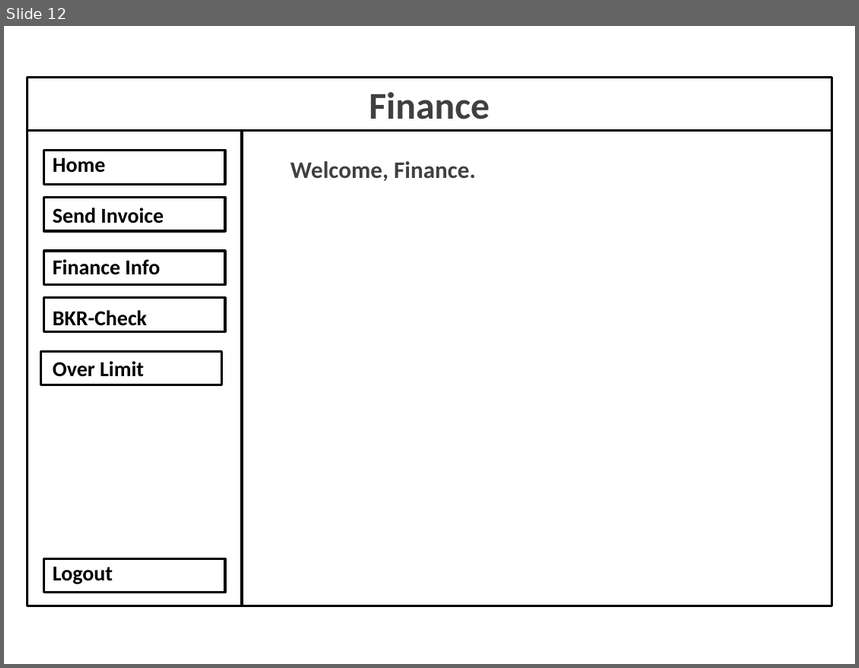
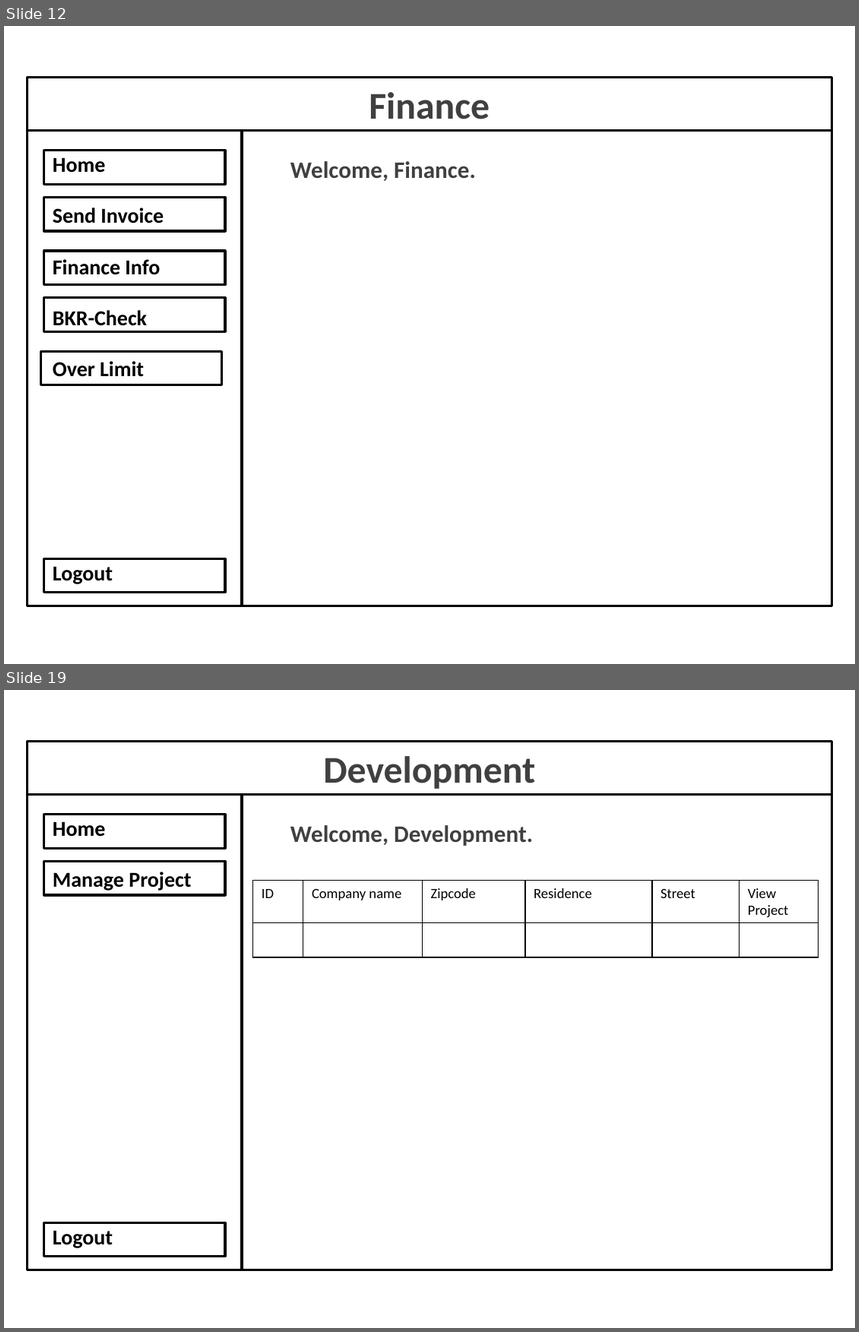
Before and after one commit to Aplicticus/Project_Barroc-IT_Groep6, a slide deck: Docs/Prototype_v0.1/Barroc-IT Prototype.pptx. Shown one above the other, each under a label of ours: slide 12 before the commit, slides 12 and 19 after it; the slides between them are not shown. The pictures are 859x668 and 859x1332 pixels, drawn with LibreOffice and Linux fonts; fonts in the diff are those of the drawing. Boxes give left, top, right and bottom in pixels: in the first picture for what was removed or moved away, otherwise in the second. Text is boxed around its words. In the diff, an @@ line names an element or a change of style, - is before the commit and + after.

```diff
--- a/Docs/Prototype_v0.1/Barroc-IT Prototype.pptx
+++ b/Docs/Prototype_v0.1/Barroc-IT Prototype.pptx
@@ slide 19 added at [4,690,855,1328], background #FFFFFF @@
@@ rectangle added at [28,741,832,795], outline #000000 2 pt @@
@@ text added at [323,756,535,789], 32 pt, text #404040, bold @@
+Development
@@ rectangle added at [28,795,243,1271], outline #000000 2 pt @@
@@ rectangle added at [243,795,832,1271], outline #000000 2 pt @@
@@ rectangle added at [44,815,225,848], outline #000000 2 pt @@
@@ text added at [53,822,191,1249], 18 pt, text #000000, bold @@
+Home
+Manage Project
+Logout
@@ text added at [291,825,533,846], 20 pt, text #404040, bold @@
+Welcome, Development.
@@ rectangle added at [44,861,225,895], outline #000000 2 pt @@
@@ table added at [253,881,819,958], 2 rows, 6 columns @@
+ID | Company name | Zipcode | Residence | Street | View Project
+ |  |  |  |  | 
@@ rectangle added at [44,1223,225,1257], outline #000000 2 pt @@
```
Also in this commit, not shown: 7 slides changed, 4 other slides added.
